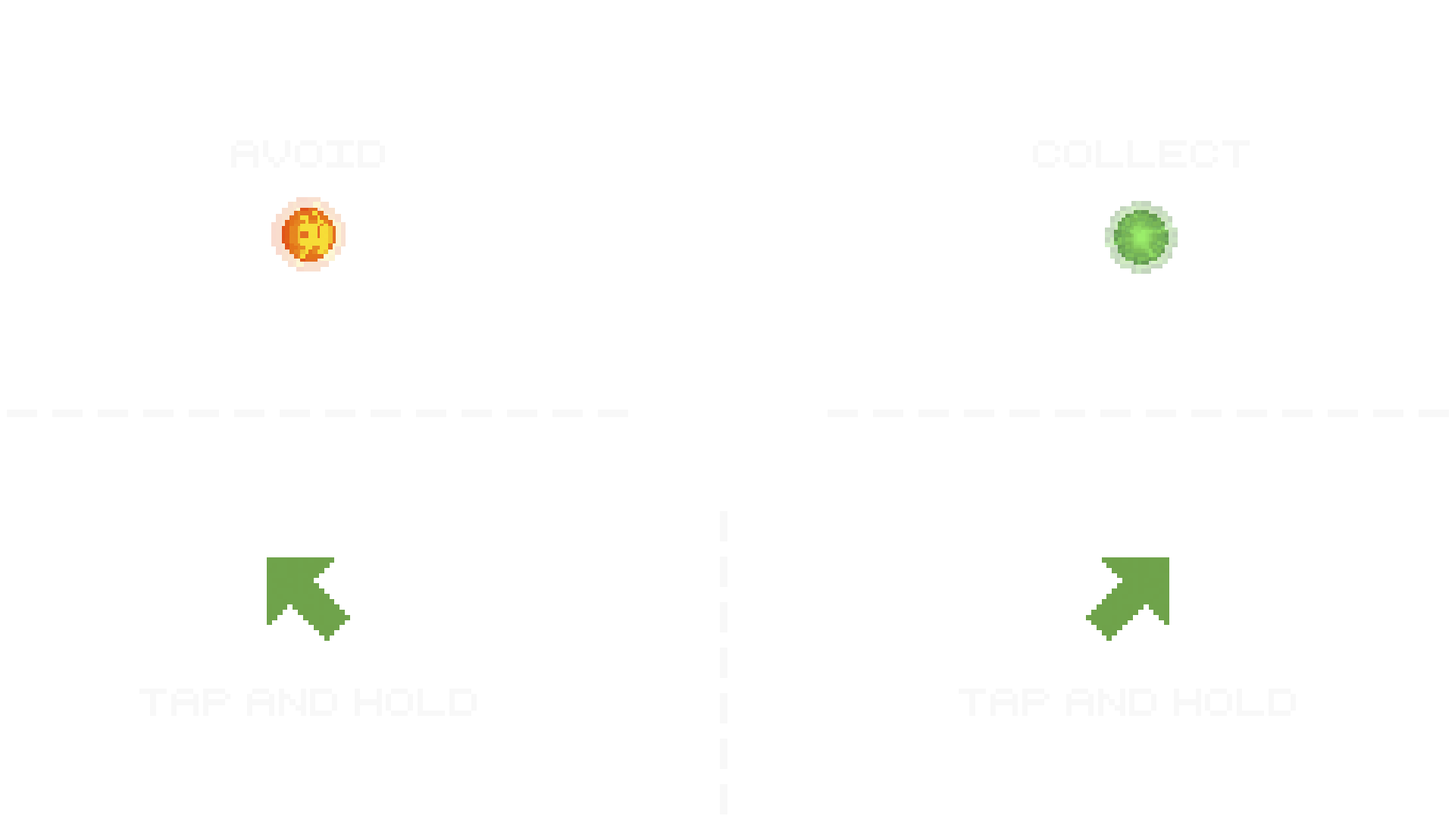
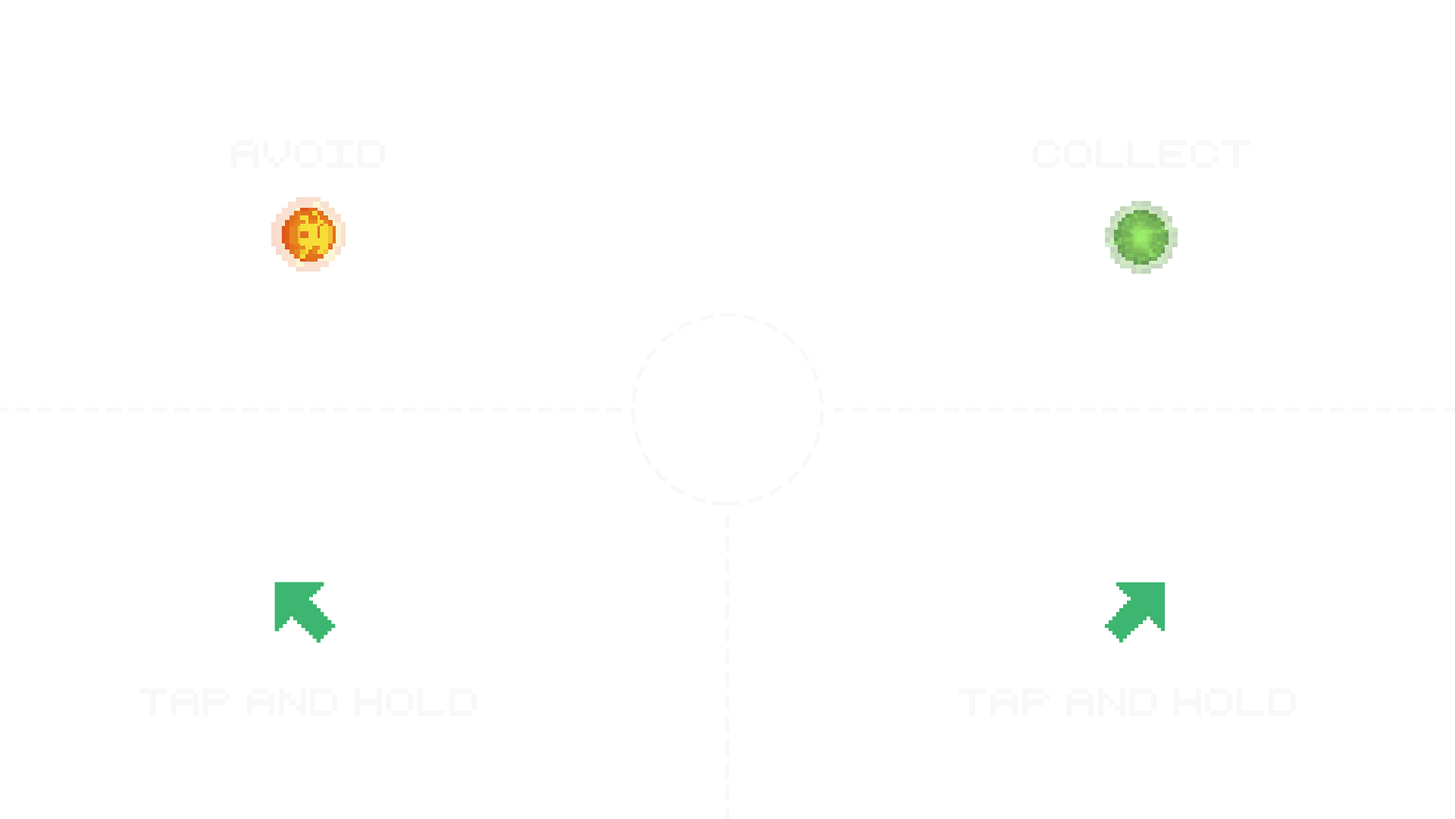
Layered file, before and after one edit (1455px x 819px). Changes by layer:
added layer "Ellipse 1" in group "Group 1 copy" over left=631, top=313, right=824, bottom=506
added layer "Layer 4" in group "Group 1 copy" over left=1101, top=578, right=1169, bottom=643
"arrow" (in "Group 1 copy"): opacity 81% → 100%, painted on it over left=266, top=557, right=351, bottom=643
removed layer "arrow" (2nd of 2, in "Group 1") (was 81%) from group "Group 1" over left=1086, top=557, right=1170, bottom=643
renamed "Shape 1 copy 2" to "Layer 7", painted on it over left=720, top=510, right=730, bottom=819
renamed "Shape 1 copy" to "Layer 6", painted on it over left=827, top=407, right=1455, bottom=417
renamed "Shape 1" to "Layer 5", painted on it over left=0, top=407, right=629, bottom=417
